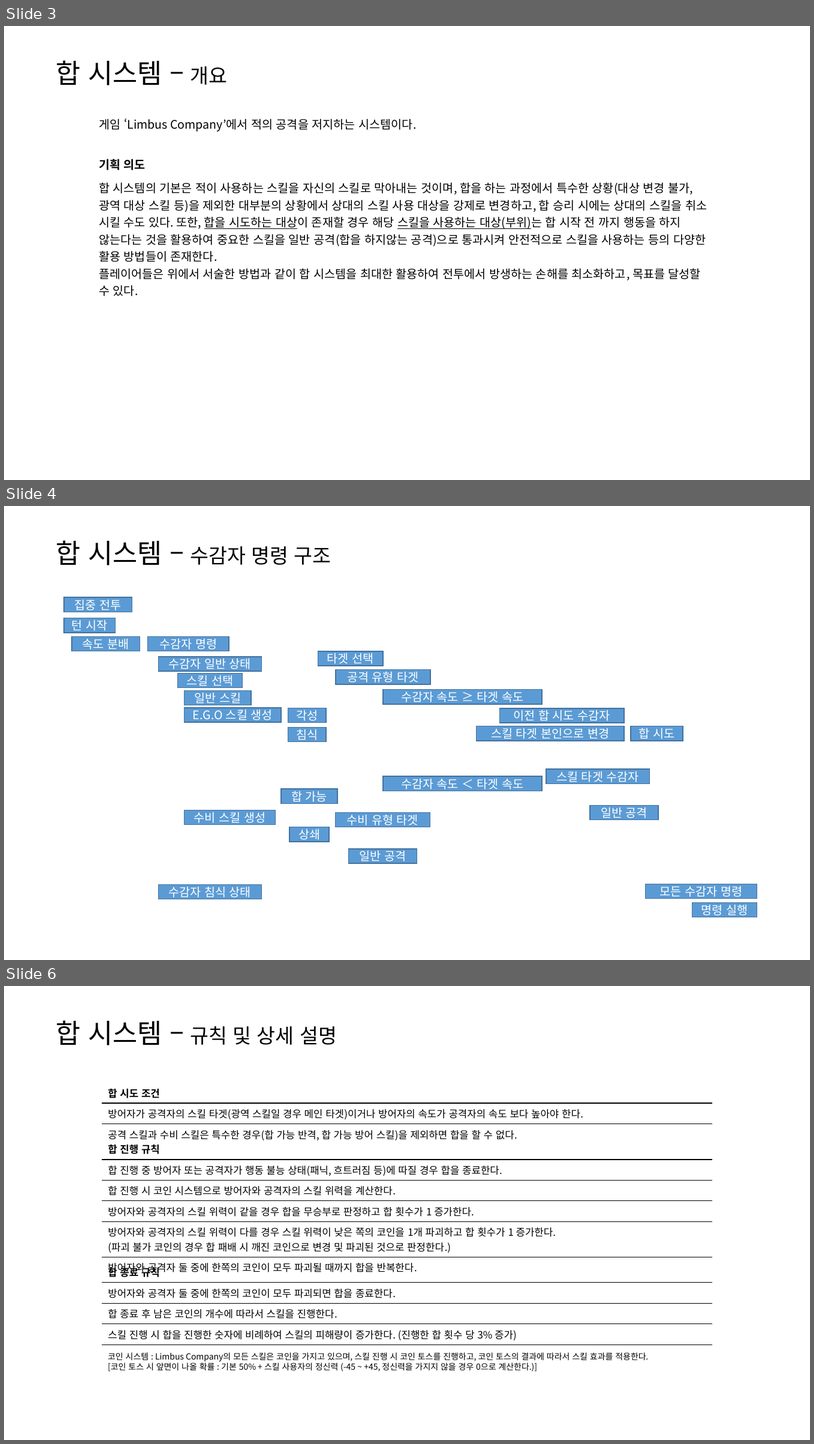
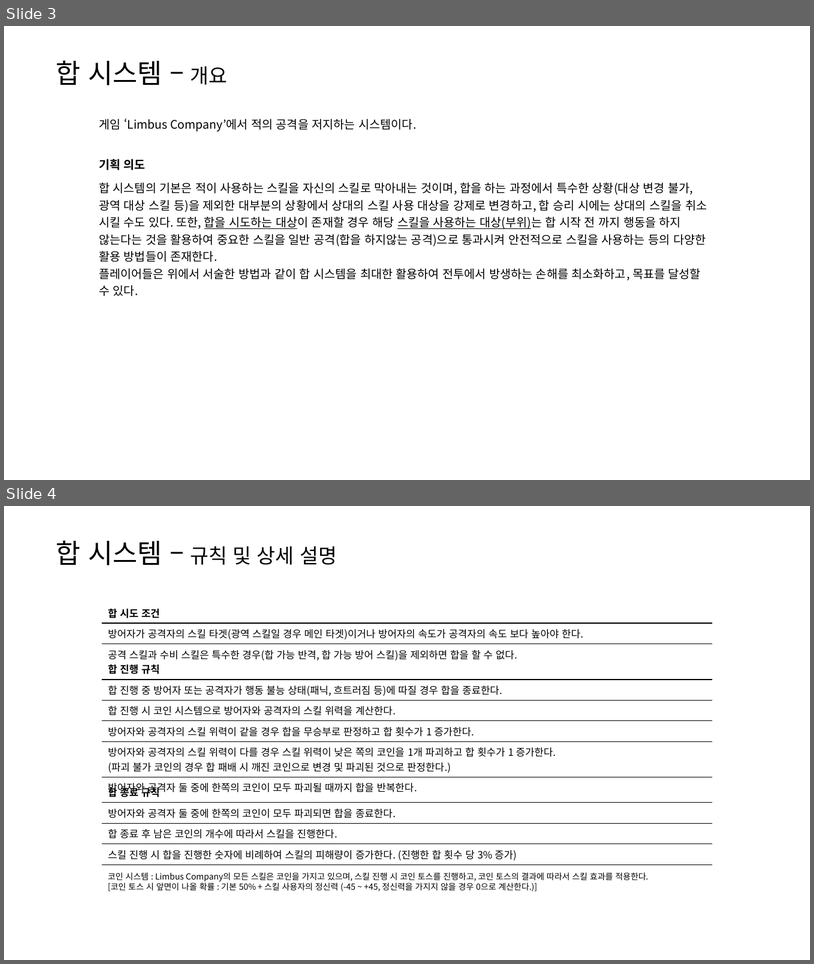
Before and after one commit to yjk0401/unityenginebasic_9th, a slide deck: 기획/문서 베이스.pptx. Shown one above the other, each under a label of ours: slides 3, 4 and 6 before the commit, slides 3 and 4 after it; the slides between them are not shown. The pictures are 814x1444 and 814x964 pixels, drawn with LibreOffice and Linux fonts; fonts in the diff are those of the drawing. Boxes give left, top, right and bottom in pixels: in the first picture for what was removed or moved away, otherwise in the second. Text is boxed around its words. In the diff, an @@ line names an element or a change of style, - is before the commit and + after.

```diff
--- a/기획/문서 베이스.pptx
+++ b/기획/문서 베이스.pptx
@@ slide 4 removed at [4,506,810,960], background #FFFFFF @@
@@ text removed at [56,540,332,565] @@
-합 시스템 – 수감자 명령 구조
@@ rectangle removed at [64,597,132,612] @@
-집중 전투
@@ rectangle removed at [64,618,116,633] @@
-턴 시작
@@ rectangle removed at [72,637,140,651] @@
-속도 분배
@@ rectangle removed at [148,637,229,651] @@
-수감자 명령
@@ rectangle removed at [158,657,261,671] @@
-수감자 일반 상태
@@ rectangle removed at [318,651,383,666] @@
-타겟 선택
@@ rectangle removed at [177,673,242,687] @@
-스킬 선택
@@ rectangle removed at [336,670,431,684] @@
-공격 유형 타겟
@@ rectangle removed at [184,691,251,705] @@
-일반 스킬
@@ rectangle removed at [383,690,542,704] @@
-수감자 속도 ≥ 타겟 속도
@@ rectangle removed at [184,708,281,722] @@
-E.G.O 스킬 생성
@@ rectangle removed at [288,708,326,723] @@
-각성
@@ rectangle removed at [500,708,624,723] @@
-이전 합 시도 수감자
@@ rectangle removed at [288,727,326,742] @@
-침식
@@ rectangle removed at [476,726,624,741] @@
-스킬 타겟 본인으로 변경
@@ rectangle removed at [632,726,684,741] @@
-합 시도
@@ rectangle removed at [546,769,650,784] @@
-스킬 타겟 수감자
@@ rectangle removed at [282,789,338,803] @@
-합 가능
@@ rectangle removed at [383,777,542,791] @@
-수감자 속도 ＜ 타겟 속도
@@ rectangle removed at [184,810,276,825] @@
-수비 스킬 생성
@@ rectangle removed at [590,805,659,819] @@
-일반 공격
@@ rectangle removed at [290,827,329,842] @@
-상쇄
@@ rectangle removed at [336,812,431,826] @@
-수비 유형 타겟
@@ rectangle removed at [349,849,417,863] @@
-일반 공격
@@ rectangle removed at [646,883,758,898] @@
-모든 수감자 명령
@@ rectangle removed at [158,884,261,898] @@
-수감자 침식 상태
@@ rectangle removed at [692,902,757,917] @@
-명령 실행
@@ what was slide 6 is now slide 4 @@
```
Also in this commit, not shown: 2 slides added, 1 other slide removed, 3 other files.
